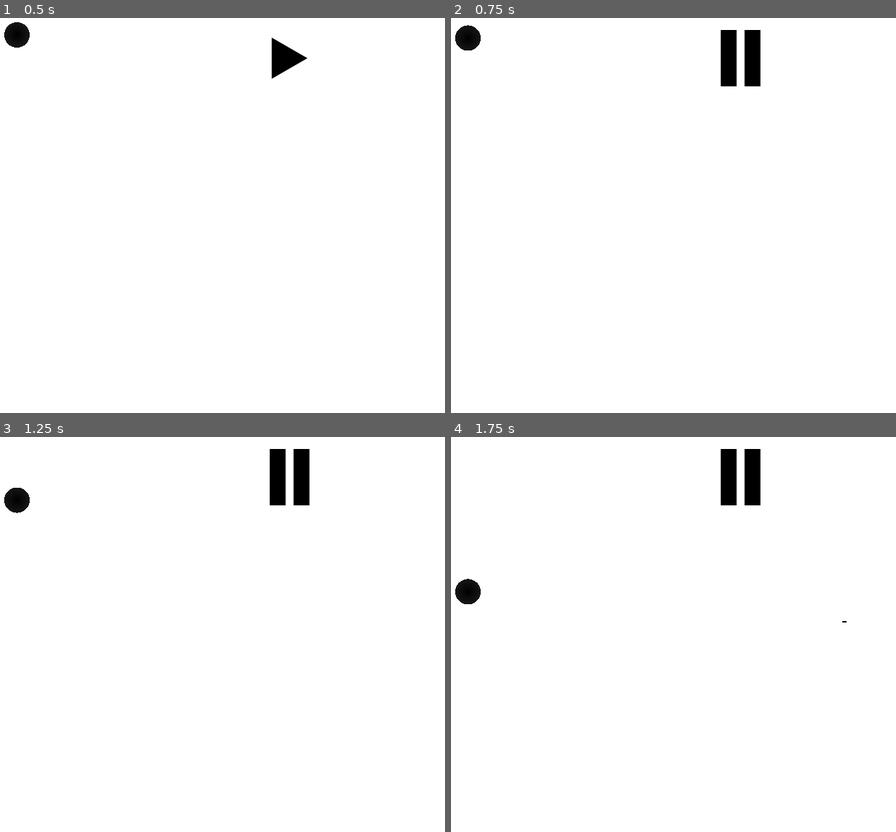
Above: before the commit, frames 1-4 (two rows, left to right).
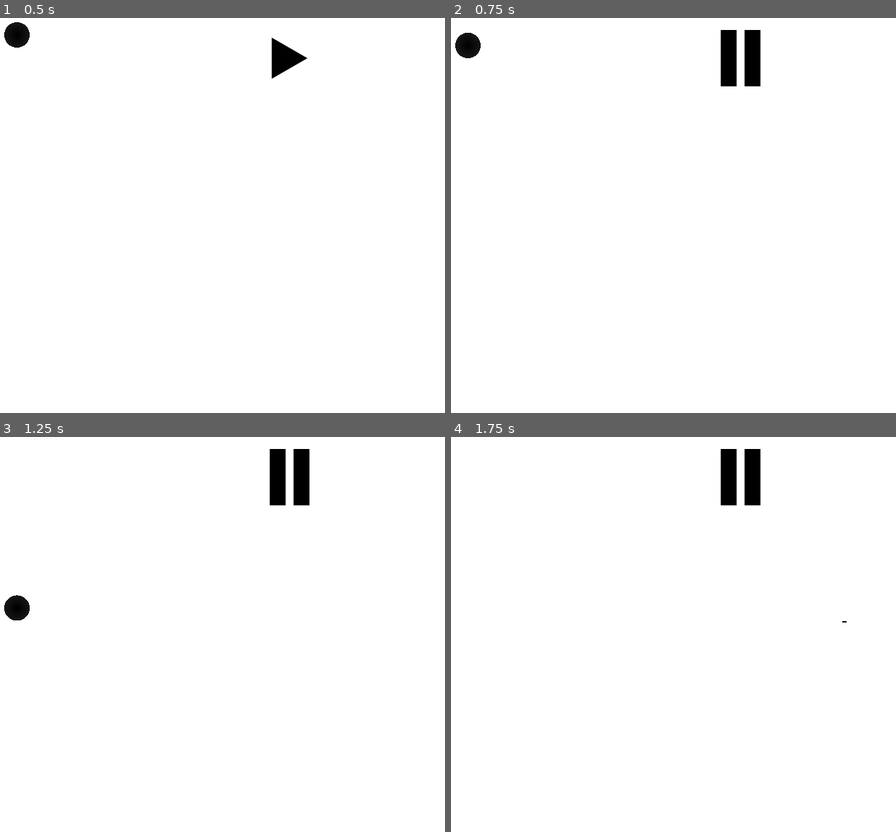
Above: after the commit, the same moments.

Repository: trizko/Papyrus
Game: Godot game, scene res://scenes/levels/level-01-01.tscn
The game is run twice, just before and just after one commit, with the same random seed, the same clock (stepped at 60 frames per second) and the same inputs.
Inputs (mouse positions are in pixels of both pictures, inside the frame that each line leads up to):
- Up to frame 1 (0.5 s): no input
- Up to frame 2 (0.75 s): click (740, 57) at 0.5 s
- Up to frame 3 (1.25 s): no input
- Up to frame 4 (1.75 s): move the mouse to (842, 622) at 1.27 s; click (842, 622) at 1.42 s

Frame 1 is identical in both runs. In frame 2, 0.2% of the frame differs, in the area x 0-7%, y 1-11%; in frame 3, 0.6%, in the area x 0-7%, y 12-47%; in frame 4, 0.3%.

Commit message:
Adjust gravity scale on play to 1.0

Diff:
--- a/godot/Papyrus/scripts/level-01-01.gd
+++ b/godot/Papyrus/scripts/level-01-01.gd
@@ -22,4 +22,4 @@
 	add_child(body)
 
 func _on_play_pause_button_toggled(button_pressed):
-	$Object.gravity_scale = 0.30
+	$Object.gravity_scale = 1.0
